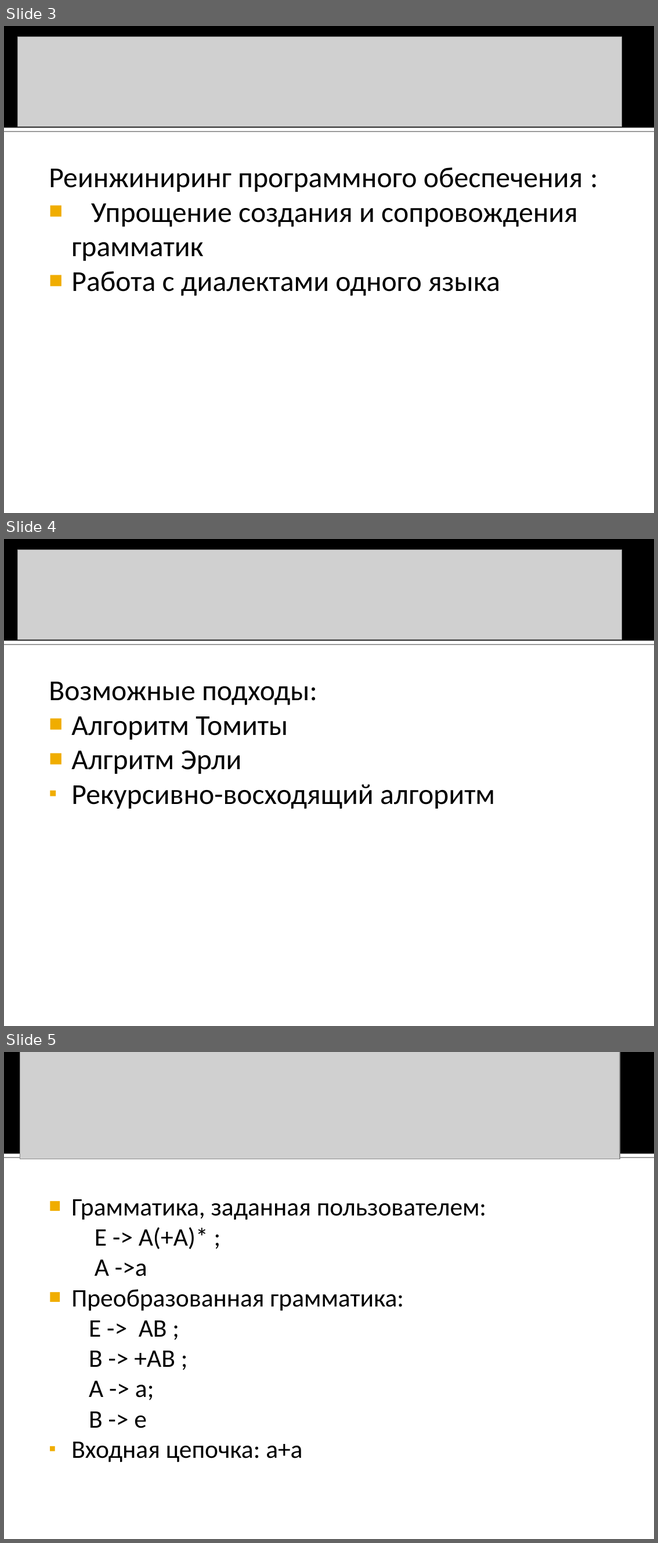
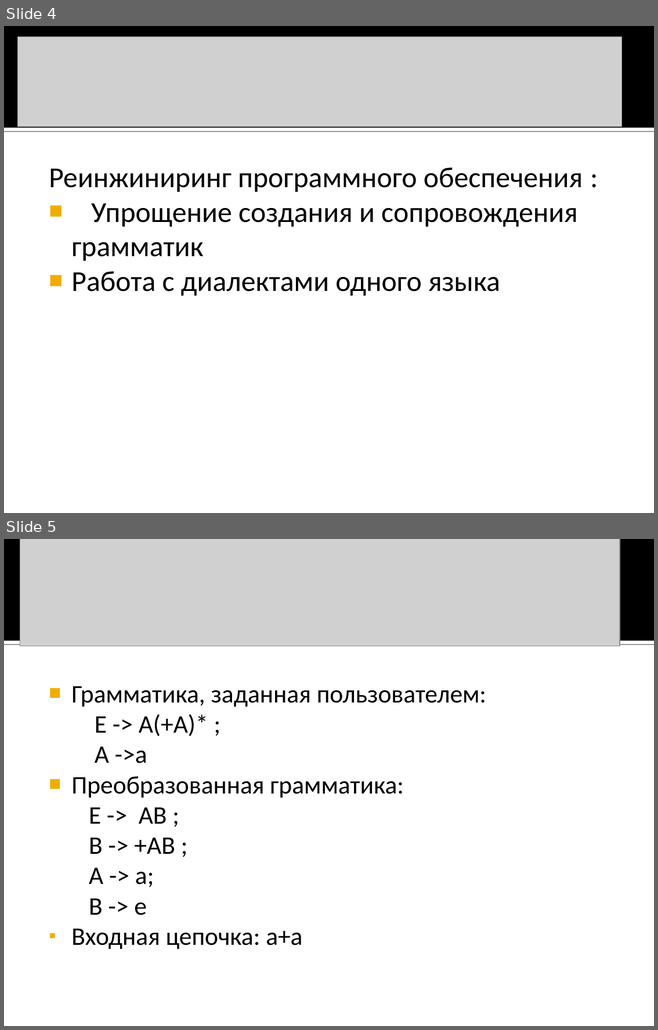
Before and after one commit to YaccConstructor/YaccConstructor, a slide deck: Docs/Отчёт/Презентация/GLR - презентация.ppt. Shown one above the other, each under a label of ours: slides 3, 4 and 5 before the commit, slides 4 and 5 after it. The pictures are 658x1543 and 658x1030 pixels, drawn with LibreOffice and Linux fonts; fonts in the diff are those of the drawing; grey boxes stand for pictures. Boxes give left, top, right and bottom in pixels: in the first picture for what was removed or moved away, otherwise in the second. Text is boxed around its words. In the diff, an @@ line names an element or a change of style, - is before the commit and + after.

```diff
--- a/Docs/Отчёт/Презентация/GLR - презентация.ppt
+++ b/Docs/Отчёт/Презентация/GLR - презентация.ppt
@@ slide 4 removed at (4,539,654,1026), background #FFFFFF; not listed: 2 template elements that a slide beside it also shows @@
@@ picture removed at (18,550,622,640) @@
@@ text removed at (49,682,495,809) @@
-Возможные подходы:
-■ Алгоритм Томиты
-■ Алгритм Эрли
-▪ Рекурсивно-восходящий алгоритм
@@ what was slide 3 is now slide 4 @@
```
Also in this commit, not shown: 1 slide added, 17 other files.
